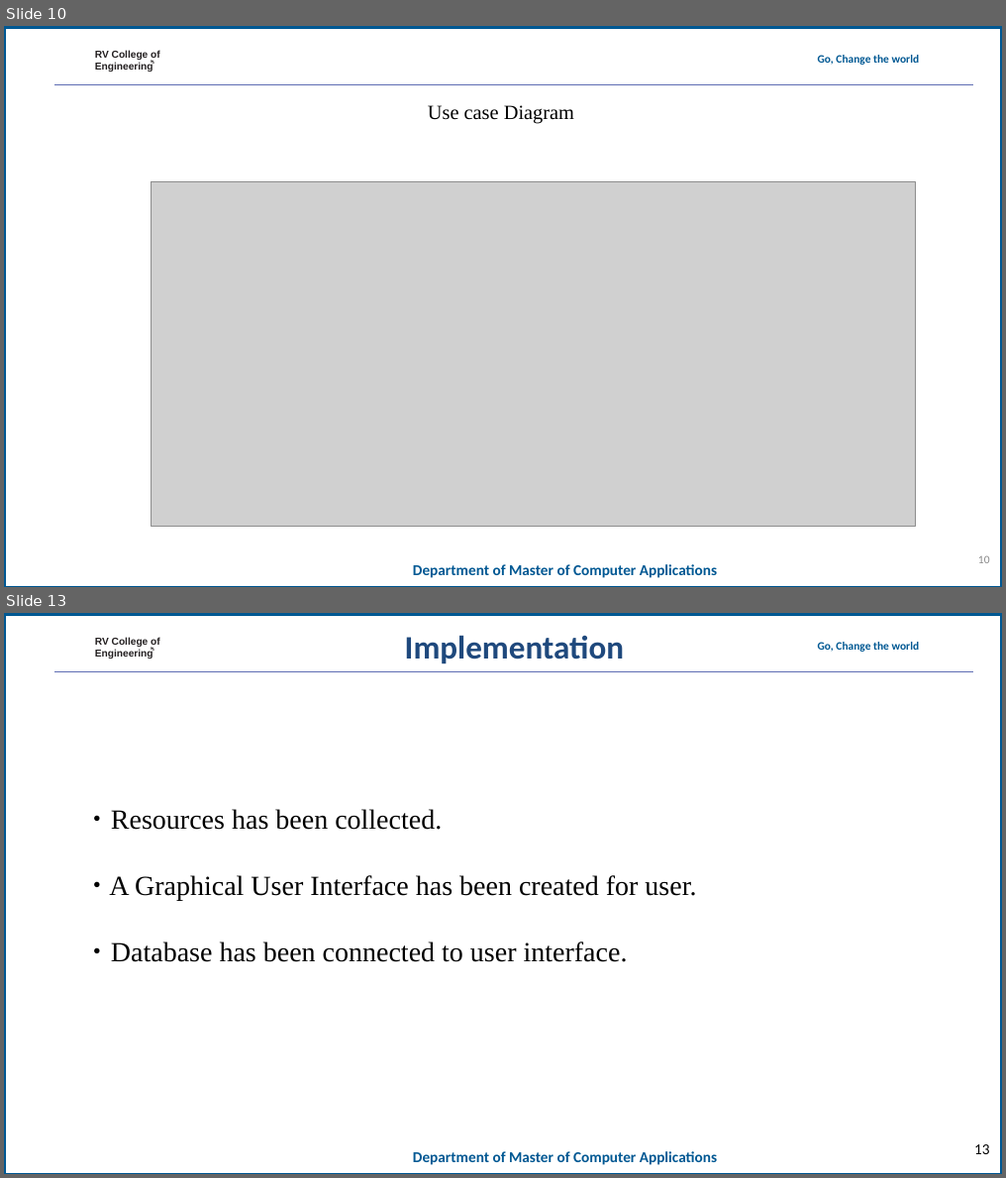
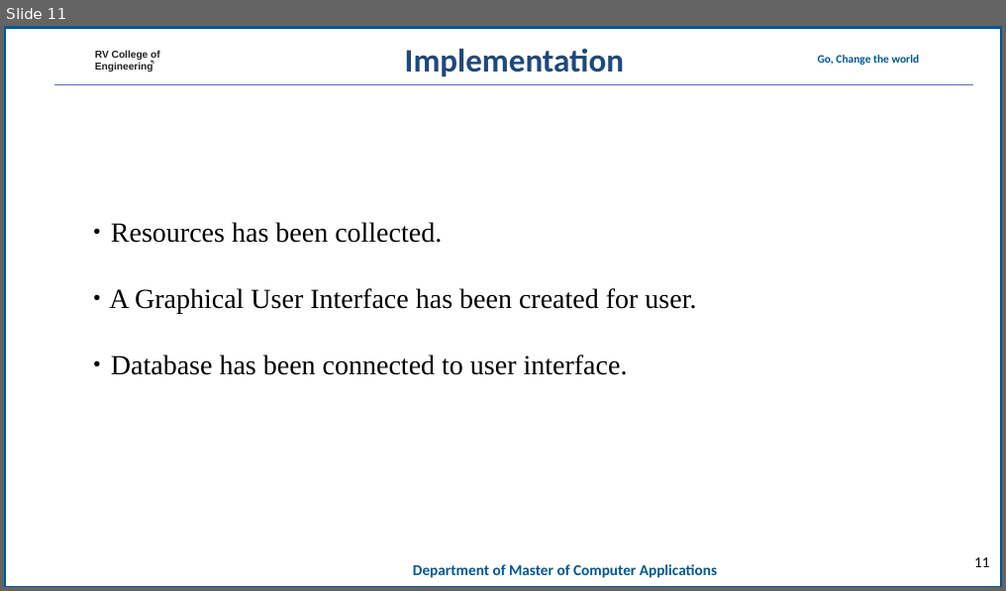
Before and after one commit to mohanrockz/Minor-Project, a slide deck: 20mca36-Minor Project_Phase 2_template11.ppt. Shown one above the other, each under a label of ours: slides 10 and 13 before the commit, slide 11 after it; the slides between them are not shown. The pictures are 1006x1178 and 1006x591 pixels, drawn with LibreOffice and Linux fonts; fonts in the diff are those of the drawing; grey boxes stand for pictures; background and template pictures are left out. Boxes give left, top, right and bottom in pixels: in the first picture for what was removed or moved away, otherwise in the second. Text is boxed around its words. In the diff, an @@ line names an element or a change of style, - is before the commit and + after.

```diff
--- a/20mca36-Minor Project_Phase 2_template11.ppt
+++ b/20mca36-Minor Project_Phase 2_template11.ppt
@@ slide 10 removed at (x1=4, y1=26, x2=1002, y2=587), background #FFFFFF; not listed: 7 template elements that a slide beside it also shows @@
@@ text removed at (x1=428, y1=105, x2=574, y2=124) @@
-Use case Diagram
@@ picture removed at (x1=152, y1=181, x2=915, y2=526) @@
@@ page number removed at (x1=978, y1=556, x2=990, y2=564) @@
-10
@@ what was slide 13 is now slide 11 @@
@@ page number at (x1=974, y1=558, x2=989, y2=568): text changed @@
-13
+11
```
Also in this commit, not shown: 3 slides changed, 1 slide added, 2 other slides removed.
